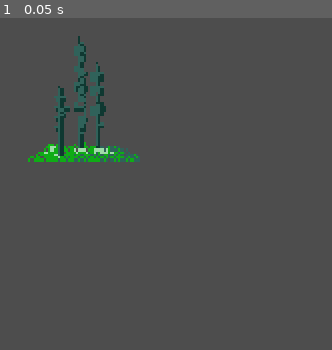
Above: before the commit, frame 1.
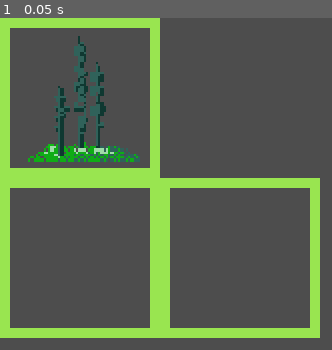
Above: after the commit, the same moment.

Repository: schnuet/ld-54-space-garden
Game: Godot game, scene res://scenes/Plant/2 - Stan/PlantStan.tscn
Same seed, same stepped clock (60 frames per second), same inputs: the game is played once before the commit and once after it. This scene is started directly instead of the project's main scene.
Inputs:
- Up to frame 1 (0.05 s): no input

The runs differ from the first frame. In frame 1, 16% of the frame differs, in the area x 0-97%, y 0-97%.

Commit message:
Pflanzenumrandungsgedönscodeupdatesiebenpunktdrei

Diff:
--- a/scenes/Plant/1 - BHi/PlantBHi.tscn
+++ b/scenes/Plant/1 - BHi/PlantBHi.tscn
@@ -6,6 +6,7 @@
 [ext_resource type="Texture2D" uid="uid://ct5uqsmgdul3n" path="res://scenes/Plant/1 - BHi/space_garden_infected_plant_1.png" id="3_2avsm"]
 [ext_resource type="Texture2D" uid="uid://b3l8ekoc8oyml" path="res://scenes/Plant/1 - BHi/space_garden_mid_plant_1.png" id="4_gcgnx"]
 [ext_resource type="Texture2D" uid="uid://mpmjmhma8rp6" path="res://scenes/Plant/1 - BHi/space_garden_sapling_plant_1.png" id="5_o08gd"]
+[ext_resource type="Texture2D" uid="uid://tjkupnnhrwqo" path="res://scenes/Plant/1 - BHi/PlaceBHi.png" id="7_pwf1w"]
 
 [sub_resource type="SpriteFrames" id="SpriteFrames_2h7qy"]
 animations = [{
@@ -82,3 +83,9 @@
 position = Vector2(32, 32)
 shape = SubResource("RectangleShape2D_cjvlp")
 debug_color = Color(0.619608, 0.172549, 0.286275, 0.419608)
+
+[node name="Place" type="Sprite2D" parent="."]
+visible = false
+position = Vector2(32, 32)
+scale = Vector2(4, 4)
+texture = ExtResource("7_pwf1w")
--- a/scenes/Plant/2 - Stan/PlantStan.tscn
+++ b/scenes/Plant/2 - Stan/PlantStan.tscn
@@ -1,10 +1,11 @@
-[gd_scene load_steps=7 format=3 uid="uid://bsnlb78psvkqs"]
+[gd_scene load_steps=8 format=3 uid="uid://bsnlb78psvkqs"]
 
 [ext_resource type="Script" path="res://scenes/Plant/2 - Stan/PlantStan.gd" id="1_b0cf3"]
 [ext_resource type="Texture2D" uid="uid://86vwx30qg1p7" path="res://scenes/Plant/1 - BHi/deadX.png" id="2_pfdgy"]
 [ext_resource type="Texture2D" uid="uid://fcngx2xde7h1" path="res://scenes/Plant/2 - Stan/space_garden_final_plant_2.png" id="2_y1e4c"]
 [ext_resource type="Texture2D" uid="uid://di0hktljpi027" path="res://scenes/Plant/2 - Stan/space_garden_mid_plant_2.png" id="3_xgkq6"]
 [ext_resource type="Texture2D" uid="uid://bwjc2migyo2dn" path="res://scenes/Plant/2 - Stan/space_garden_sapling_plant_2.png" id="4_exeq0"]
+[ext_resource type="Texture2D" uid="uid://dhykrt738thkh" path="res://scenes/Plant/2 - Stan/PlaceStan.png" id="6_3102t"]
 
 [sub_resource type="SpriteFrames" id="SpriteFrames_nb7nw"]
 animations = [{
@@ -45,6 +46,11 @@
 collision_layer = 5
 script = ExtResource("1_b0cf3")
 
+[node name="AnimatedSprite2D" type="AnimatedSprite2D" parent="."]
+position = Vector2(32, 16)
+sprite_frames = SubResource("SpriteFrames_nb7nw")
+animation = &"sapling"
+
 [node name="CollisionPolygon2D" type="CollisionPolygon2D" parent="."]
 polygon = PackedVector2Array(56, 8, 56, 72, 120, 72, 120, 120, 8, 120, 8, 8)
 
@@ -57,7 +63,7 @@
 visible = false
 polygon = PackedVector2Array(-48, -48, 112, -48, 112, 16, 176, 16, 176, 184, -48, 184)
 
-[node name="AnimatedSprite2D" type="AnimatedSprite2D" parent="."]
-position = Vector2(32, 16)
-sprite_frames = SubResource("SpriteFrames_nb7nw")
-animation = &"sapling"
+[node name="Place" type="Sprite2D" parent="."]
+position = Vector2(64, 64)
+scale = Vector2(4, 4)
+texture = ExtResource("6_3102t")
--- a/scenes/Plant/3 - Jeff/PlantJeff.tscn
+++ b/scenes/Plant/3 - Jeff/PlantJeff.tscn
@@ -1,16 +1,11 @@
-[gd_scene load_steps=9 format=3 uid="uid://djwsy2t7huxbv"]
+[gd_scene load_steps=10 format=3 uid="uid://djwsy2t7huxbv"]
 
 [ext_resource type="Script" path="res://scenes/Plant/3 - Jeff/PlantJeff.gd" id="1_j8ag1"]
 [ext_resource type="Texture2D" uid="uid://86vwx30qg1p7" path="res://scenes/Plant/1 - BHi/deadX.png" id="2_jy50m"]
 [ext_resource type="Texture2D" uid="uid://mjy23cnejmnv" path="res://scenes/Plant/3 - Jeff/space_garden_final_plant_3.png" id="2_tork1"]
 [ext_resource type="Texture2D" uid="uid://vkvah3j0h7f6" path="res://scenes/Plant/3 - Jeff/space_garden_mid_plant_3.png" id="3_p1ww6"]
 [ext_resource type="Texture2D" uid="uid://g3vv1oby0ps7" path="res://scenes/Plant/3 - Jeff/space_garden_sapling_plant_3.png" id="4_hc6b3"]
-
-[sub_resource type="RectangleShape2D" id="RectangleShape2D_lk6p2"]
-size = Vector2(176, 48)
-
-[sub_resource type="RectangleShape2D" id="RectangleShape2D_rskwj"]
-size = Vector2(288, 160)
+[ext_resource type="Texture2D" uid="uid://c2327mgd55am1" path="res://scenes/Plant/3 - Jeff/PlaceJeff.png" id="6_7vh0g"]
 
 [sub_resource type="SpriteFrames" id="SpriteFrames_1bk3j"]
 animations = [{
@@ -47,10 +42,21 @@
 "speed": 5.0
 }]
 
+[sub_resource type="RectangleShape2D" id="RectangleShape2D_lk6p2"]
+size = Vector2(176, 48)
+
+[sub_resource type="RectangleShape2D" id="RectangleShape2D_rskwj"]
+size = Vector2(288, 160)
+
 [node name="PlantJeff" type="Area2D"]
 collision_layer = 5
 collision_mask = 32769
 script = ExtResource("1_j8ag1")
+
+[node name="AnimatedSprite2D" type="AnimatedSprite2D" parent="."]
+position = Vector2(96, 8)
+sprite_frames = SubResource("SpriteFrames_1bk3j")
+animation = &"sapling"
 
 [node name="CollisionShape2D" type="CollisionShape2D" parent="."]
 position = Vector2(96, 32)
@@ -66,7 +72,7 @@
 position = Vector2(96, 32)
 shape = SubResource("RectangleShape2D_rskwj")
 
-[node name="AnimatedSprite2D" type="AnimatedSprite2D" parent="."]
-position = Vector2(96, 8)
-sprite_frames = SubResource("SpriteFrames_1bk3j")
-animation = &"sapling"
+[node name="Place" type="Sprite2D" parent="."]
+position = Vector2(96, 32)
+scale = Vector2(4, 4)
+texture = ExtResource("6_7vh0g")
--- a/scenes/Plant/4 - Assi/PlantAssi.tscn
+++ b/scenes/Plant/4 - Assi/PlantAssi.tscn
@@ -1,16 +1,11 @@
-[gd_scene load_steps=9 format=3 uid="uid://ca7xwg506jlp5"]
+[gd_scene load_steps=10 format=3 uid="uid://ca7xwg506jlp5"]
 
 [ext_resource type="Script" path="res://scenes/Plant/4 - Assi/PlantAssi.gd" id="1_ei08w"]
 [ext_resource type="Texture2D" uid="uid://ds6rb15wv6kw2" path="res://scenes/Plant/4 - Assi/space_garden_final_plant_4.png" id="2_l4kuy"]
 [ext_resource type="Texture2D" uid="uid://86vwx30qg1p7" path="res://scenes/Plant/1 - BHi/deadX.png" id="2_wwr32"]
 [ext_resource type="Texture2D" uid="uid://bo5dqm5qk16j5" path="res://scenes/Plant/4 - Assi/space_garden_mid_plant_4.png" id="3_54kvy"]
 [ext_resource type="Texture2D" uid="uid://chvig7s4h61t0" path="res://scenes/Plant/4 - Assi/space_garden_sapling_plant_4.png" id="4_t5okk"]
-
-[sub_resource type="RectangleShape2D" id="RectangleShape2D_ci3ga"]
-size = Vector2(112, 112)
-
-[sub_resource type="RectangleShape2D" id="RectangleShape2D_v1lec"]
-size = Vector2(224, 224)
+[ext_resource type="Texture2D" uid="uid://bvvpcr78d6da3" path="res://scenes/Plant/4 - Assi/PlaceAssi.png" id="6_x0gxq"]
 
 [sub_resource type="SpriteFrames" id="SpriteFrames_qwwtj"]
 animations = [{
@@ -47,10 +42,21 @@
 "speed": 5.0
 }]
 
+[sub_resource type="RectangleShape2D" id="RectangleShape2D_ci3ga"]
+size = Vector2(112, 112)
+
+[sub_resource type="RectangleShape2D" id="RectangleShape2D_v1lec"]
+size = Vector2(224, 224)
+
 [node name="PlantAssi" type="Area2D"]
 collision_layer = 5
 collision_mask = 32769
 script = ExtResource("1_ei08w")
+
+[node name="AnimatedSprite2D" type="AnimatedSprite2D" parent="."]
+position = Vector2(64, 56)
+sprite_frames = SubResource("SpriteFrames_qwwtj")
+animation = &"sapling"
 
 [node name="CollisionShape2D" type="CollisionShape2D" parent="."]
 position = Vector2(64, 64)
@@ -68,7 +74,7 @@
 shape = SubResource("RectangleShape2D_v1lec")
 debug_color = Color(0.74902, 0.0823529, 0.282353, 0.419608)
 
-[node name="AnimatedSprite2D" type="AnimatedSprite2D" parent="."]
-position = Vector2(64, 56)
-sprite_frames = SubResource("SpriteFrames_qwwtj")
-animation = &"sapling"
+[node name="Place" type="Sprite2D" parent="."]
+position = Vector2(64, 64)
+scale = Vector2(4, 4)
+texture = ExtResource("6_x0gxq")
--- a/scenes/Plant/5 - Frank/PlantFrank.tscn
+++ b/scenes/Plant/5 - Frank/PlantFrank.tscn
@@ -1,10 +1,11 @@
-[gd_scene load_steps=7 format=3 uid="uid://ba7ah16vc00j5"]
+[gd_scene load_steps=8 format=3 uid="uid://ba7ah16vc00j5"]
 
 [ext_resource type="Script" path="res://scenes/Plant/5 - Frank/PlantFrank.gd" id="1_7a53u"]
 [ext_resource type="Texture2D" uid="uid://86vwx30qg1p7" path="res://scenes/Plant/1 - BHi/deadX.png" id="2_1ifuc"]
 [ext_resource type="Texture2D" uid="uid://p6yrn0bmmo18" path="res://scenes/Plant/5 - Frank/space_garden_final_plant_5.png" id="2_ke2sf"]
 [ext_resource type="Texture2D" uid="uid://cauxcsi4vgduu" path="res://scenes/Plant/5 - Frank/space_garden_mid_plant_5.png" id="3_3sryp"]
 [ext_resource type="Texture2D" uid="uid://bopc8ypvo3njw" path="res://scenes/Plant/5 - Frank/space_garden_sapling_plant_5.png" id="4_phyki"]
+[ext_resource type="Texture2D" uid="uid://c6jii04vx7qta" path="res://scenes/Plant/5 - Frank/PlaceFrank.png" id="6_gpnex"]
 
 [sub_resource type="SpriteFrames" id="SpriteFrames_k0cq8"]
 animations = [{
@@ -46,6 +47,11 @@
 collision_mask = 32769
 script = ExtResource("1_7a53u")
 
+[node name="AnimatedSprite2D" type="AnimatedSprite2D" parent="."]
+position = Vector2(96, 16)
+sprite_frames = SubResource("SpriteFrames_k0cq8")
+animation = &"sapling"
+
 [node name="CollisionPolygon2D" type="CollisionPolygon2D" parent="."]
 polygon = PackedVector2Array(8, 8, 72, 8, 72, -56, 120, -56, 120, 8, 184, 8, 184, 56, 120, 56, 120, 120, 72, 120, 72, 56, 8, 56)
 
@@ -59,7 +65,7 @@
 visible = false
 polygon = PackedVector2Array(-48, -48, 16, -48, 16, -112, 176, -112, 176, -48, 240, -48, 240, 112, 176, 112, 176, 176, 16, 176, 16, 112, -48, 112)
 
-[node name="AnimatedSprite2D" type="AnimatedSprite2D" parent="."]
-position = Vector2(96, 16)
-sprite_frames = SubResource("SpriteFrames_k0cq8")
-animation = &"sapling"
+[node name="Place" type="Sprite2D" parent="."]
+position = Vector2(96, 32)
+scale = Vector2(4, 4)
+texture = ExtResource("6_gpnex")
--- a/scenes/Plant/6 - Toni/PlantToni.tscn
+++ b/scenes/Plant/6 - Toni/PlantToni.tscn
@@ -1,6 +1,7 @@
-[gd_scene load_steps=3 format=3 uid="uid://dav4il0vncmbj"]
+[gd_scene load_steps=4 format=3 uid="uid://dav4il0vncmbj"]
 
 [ext_resource type="Script" path="res://scenes/Plant/6 - Toni/PlantToni.gd" id="1_jq57u"]
+[ext_resource type="Texture2D" uid="uid://dogbisp5ukt7y" path="res://scenes/Plant/6 - Toni/PlaceToni.png" id="2_brdeo"]
 
 [sub_resource type="SpriteFrames" id="SpriteFrames_ky0g8"]
 animations = [{
@@ -25,6 +26,10 @@
 collision_mask = 32769
 script = ExtResource("1_jq57u")
 
+[node name="AnimatedSprite2D" type="AnimatedSprite2D" parent="."]
+sprite_frames = SubResource("SpriteFrames_ky0g8")
+animation = &"mid"
+
 [node name="CollisionPolygon2D" type="CollisionPolygon2D" parent="."]
 polygon = PackedVector2Array(8, 8, 72, 8, 72, -56, 184, -56, 184, -8, 120, -8, 120, 56, 8, 56)
 
@@ -38,6 +43,7 @@
 visible = false
 polygon = PackedVector2Array(-48, 112, 176, 112, 176, 48, 240, 48, 240, -112, 16, -112, 16, -48, -48, -48)
 
-[node name="AnimatedSprite2D" type="AnimatedSprite2D" parent="."]
-sprite_frames = SubResource("SpriteFrames_ky0g8")
-animation = &"mid"
+[node name="Place" type="Sprite2D" parent="."]
+position = Vector2(96, 0)
+scale = Vector2(4, 4)
+texture = ExtResource("2_brdeo")
--- a/scenes/PlantMap/PlantMap.gd
+++ b/scenes/PlantMap/PlantMap.gd
@@ -95,10 +95,15 @@
 	elif is_cursor_plant_colliding():
 		#print("colliding ")
 		if $BuildCursor.get_child_count() > 0:
-			$BuildCursor.get_child(0).hide();
+			$BuildCursor.get_child(0).get_node("Place").modulate = Color.RED;
+			#$BuildCursor.get_child(0).hide();
 	else:
 		#print("x: ", x, " y: ", y)
-		$BuildCursor.get_child(0).show();
+		if $BuildCursor.get_child_count() > 0:
+			var plant = $BuildCursor.get_child(0);
+			if plant.has_node("Place"):
+				plant.show();
+				plant.get_node("Place").modulate = Color.WHITE;
 
 	$BuildCursor.position = tile_pos * tile_size;
 
@@ -149,7 +154,12 @@
 	if plants_by_name.has(type):
 		$BuildCursor.show();
 		var new_plant = get_new_plant(type);
+		var new_place = new_plant.get_node("Place");
+
+		#new_place.get_parent().remove_child(new_place);
 		$BuildCursor.add_child(new_plant);
+		new_plant.get_node("AnimatedSprite2D").hide();
+		new_place.show();
 	else:
 		$BuildCursor.hide();
 
--- a/scenes/PlantMap/PlantMap.tscn
+++ b/scenes/PlantMap/PlantMap.tscn
@@ -136,7 +136,7 @@
 sources/0 = SubResource("TileSetAtlasSource_hem13")
 
 [sub_resource type="RectangleShape2D" id="RectangleShape2D_sn8h3"]
-size = Vector2(1300, 739)
+size = Vector2(512, 192)
 
 [sub_resource type="RectangleShape2D" id="RectangleShape2D_3qq1v"]
 size = Vector2(128, 192)
@@ -164,20 +164,22 @@
 
 [node name="CollisionShape2D" type="CollisionShape2D" parent="MouseCollider"]
 visible = false
-position = Vector2(650, 369.5)
+position = Vector2(256, 96)
 shape = SubResource("RectangleShape2D_sn8h3")
 
 [node name="Plants" type="Node2D" parent="."]
 
 [node name="BuildCursor" type="Node2D" parent="."]
 visible = false
-modulate = Color(1, 1, 1, 0.243137)
-self_modulate = Color(1, 1, 1, 0.443137)
 
 [node name="ColorRect" type="ColorRect" parent="BuildCursor"]
 offset_right = 60.0
 offset_bottom = 59.0
 
+[node name="ColorRect2" type="ColorRect" parent="BuildCursor"]
+offset_right = 60.0
+offset_bottom = 59.0
+
 [node name="Blocker1" type="Area2D" parent="." groups=["blocker"]]
 position = Vector2(64, 0)
 script = ExtResource("4_cnkhr")
@@ -210,11 +212,7 @@
 position = Vector2(160, 32)
 shape = SubResource("RectangleShape2D_ygisn")
 
-[node name="BuildCursor" type="Node2D" parent="."]
+[node name="BuildCursor2" type="Node2D" parent="."]
 visible = false
 
-[node name="ColorRect" type="ColorRect" parent="BuildCursor"]
-offset_right = 60.0
-offset_bottom = 59.0
-
 [connection signal="input_event" from="MouseCollider" to="." method="_on_mouse_collider_input_event"]
Binary file added: scenes/Plant/1 - BHi/PlaceBHi.png
Not shown, added: scenes/Plant/1 - BHi/PlaceBHi.png.import
Not shown: 1 places in scenes/Plant/1 - BHi/PlantBHi.tscn that only renumber resources
Binary file added: scenes/Plant/2 - Stan/PlaceStan.png
Not shown, added: scenes/Plant/2 - Stan/PlaceStan.png.import
Binary file added: scenes/Plant/3 - Jeff/PlaceJeff.png
Not shown, added: scenes/Plant/3 - Jeff/PlaceJeff.png.import
Binary file added: scenes/Plant/4 - Assi/PlaceAssi.png
Not shown, added: scenes/Plant/4 - Assi/PlaceAssi.png.import
Binary file added: scenes/Plant/5 - Frank/PlaceFrank.png
Not shown, added: scenes/Plant/5 - Frank/PlaceFrank.png.import
Binary file added: scenes/Plant/6 - Toni/PlaceToni.png
(and 1 more such lines)
